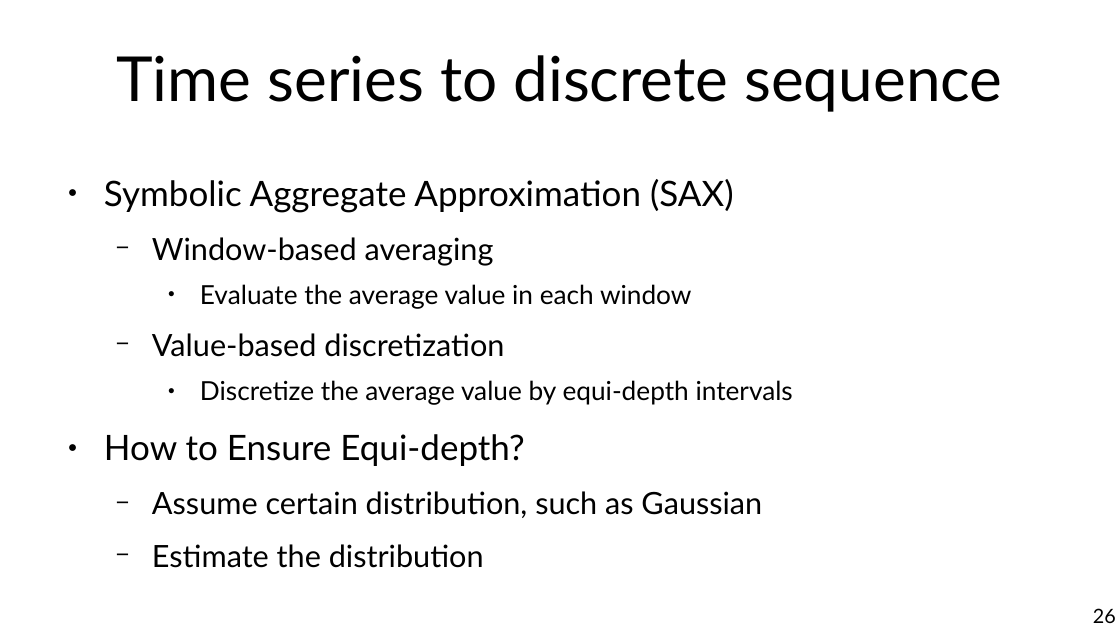
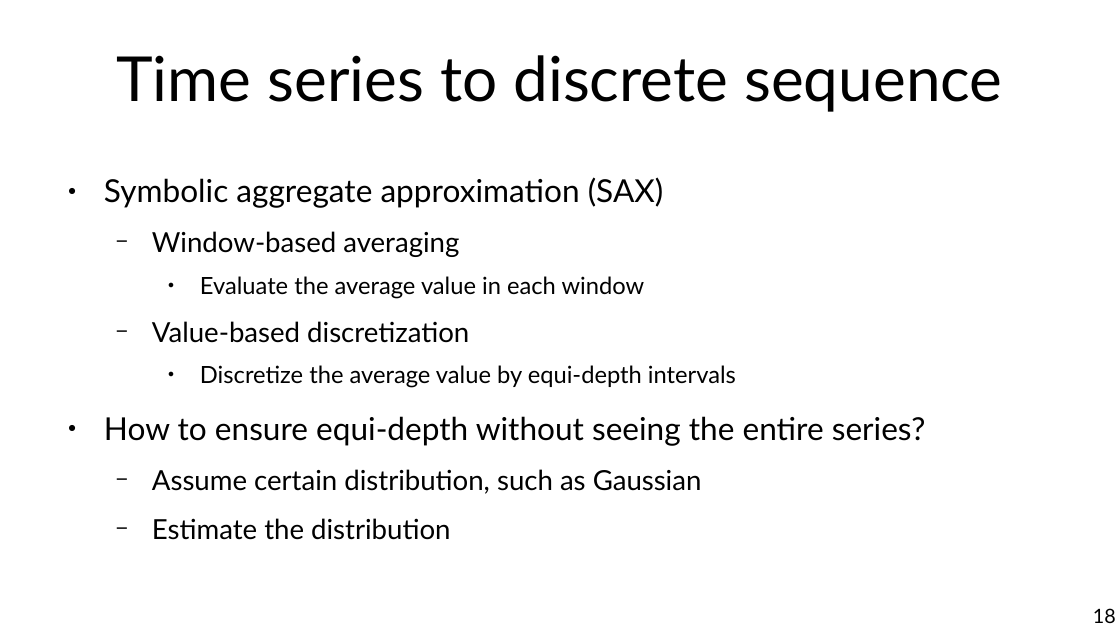
Before and after one commit to marco-calautti/data-mining-course, a slide deck: slide 18 of theory/tt02_data_preparation.odp (slide 26 before the commit). Drawn at 1120x630 pixels with LibreOffice and Linux fonts; fonts in the diff are those of the drawing. Boxes give left, top, right and bottom in pixels: in the first picture for what was removed or moved away, otherwise in the second. Text is boxed around its words. In the diff, an @@ line names an element or a change of style, - is before the commit and + after.

```diff
--- a/theory/tt02_data_preparation.odp
+++ b/theory/tt02_data_preparation.odp
@@ text at box(104, 177, 664, 208): text changed; size 24.8 to 22.4 pt @@
-● Symbolic Aggregate Approximation (SAX)
+● Symbolic aggregate approximation (SAX)
@@ text at box(152, 231, 736, 540): size 21.7 to 19.6 pt in "Window-based averaging", "Value-based discretization", "Assume certain distribution, such as Gaussian", "Estimate the distribution"; size 18.6 to 16.8 pt in "Evaluate the average value in each window", "Discretize the average value by equi-depth intervals" @@
@@ text at box(104, 416, 926, 446): text changed; size 24.8 to 22.4 pt @@
-● How to Ensure Equi-depth?
+● How to ensure equi-depth without seeing the entire series?
@@ page number at box(1093, 608, 1116, 623): text changed @@
-26
+18
```
Also in this commit, not shown: 30 other slides changed, 8 slides added, 12 slides removed.
